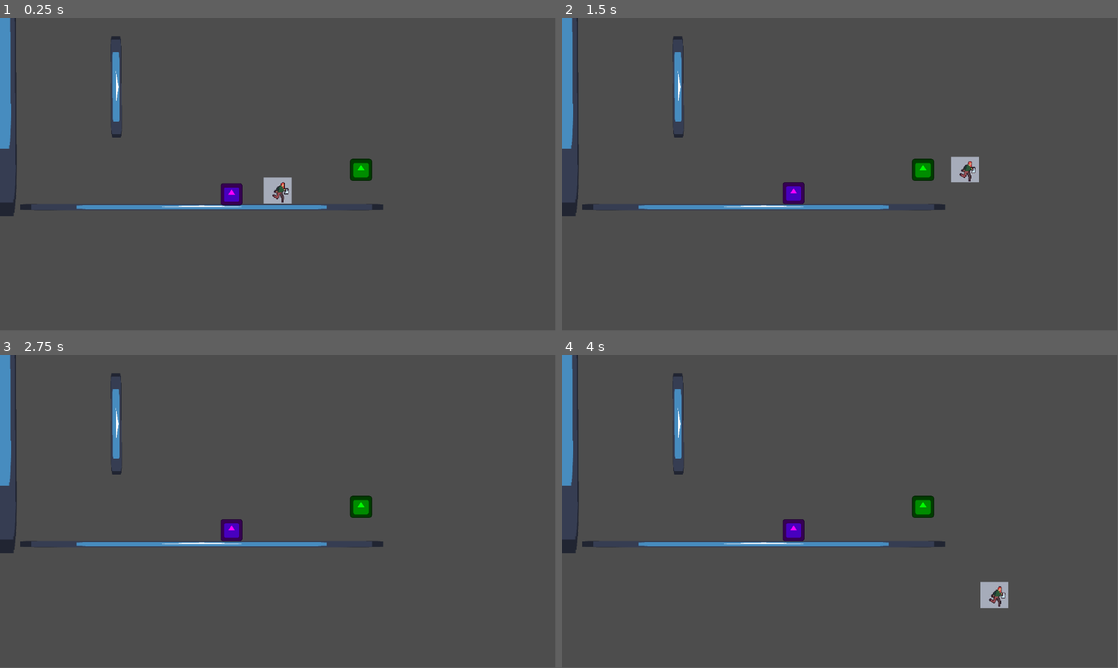
Above: before the commit, frames 1-4 (two rows, left to right).
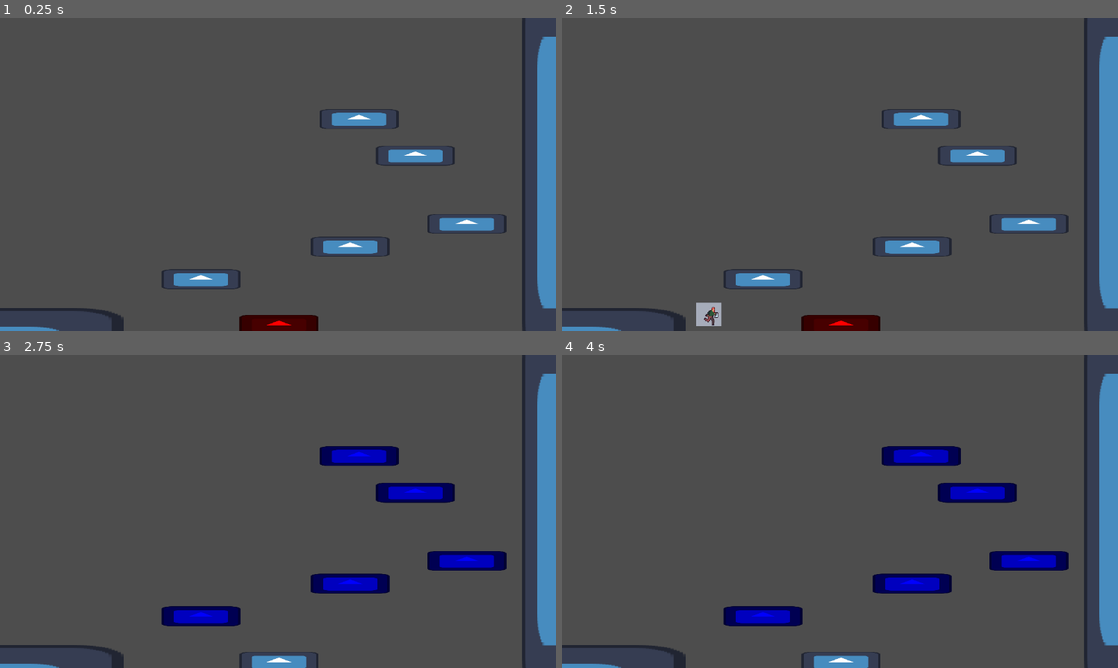
Above: after the commit, the same moments.

Repository: nandedeska/ggj-2026
Game: Godot game, scene res://scenes/LEVEL_ONE.tscn
Same seed, same stepped clock (60 frames per second), same inputs: the game is played once before the commit and once after it. Before the commit the project starts from res://scenes/game.tscn. The engine's default icon, where the game draws it, is replaced by a stand-in: a white triangle on a blue panel in a dark square.
Inputs:
- Up to frame 1 (0.25 s): no input
- Up to frame 2 (1.5 s): hold F (mask) 0.53-1.28 s; hold D (move_right) from 0.53 s (still down); tap W (jump) at 0.77 s; tap F (mask) at 1.35 s
- Up to frame 3 (2.75 s): tap W (jump) at 1.52 s; release D (move_right) at 2.03 s; hold A (move_left) from 2.03 s (still down); hold F (mask) from 2.03 s (still down)
- Up to frame 4 (4 s): tap Enter at 2.75 s; release A (move_left) at 2.78 s; release F (mask) at 2.78 s; hold D (move_right) from 2.78 s (still down); tap F (mask) at 2.85 s; tap W (jump) at 3.02, 3.77 s; hold F (mask) from 3.53 s (still down)
In our replay, the window is 799x449 before the commit and 800x450 after it. These sizes can differ from the game's own. Grey fills any space a smaller window leaves; there, only what the larger window draws over its background counts as a difference.

The runs differ from the first frame. In frame 1, 11% of the frame differs, in the area x 0-100%, y 0-100%; in frame 2, 11%; in frame 3, 12%; in frame 4, 12%.

Commit message:
First banana bread
Added ghost, un-ghost blocks. those are separate from static platforms.

Also added camera controller but ill still be fixing it so it works with moving up.

Diff:
--- a/project.godot
+++ b/project.godot
@@ -11,9 +11,14 @@
 [application]
 
 config/name="ggj2026"
-run/main_scene="uid://ogf28fjnty4v"
+run/main_scene="uid://be2kheqwscbe7"
 config/features=PackedStringArray("4.5", "Mobile")
 config/icon="res://graphics/icon.svg"
+
+[display]
+
+window/size/viewport_width=1280
+window/size/viewport_height=720
 
 [input]
 
--- /dev/null
+++ b/scenes/LEVEL_ONE.tscn
@@ -0,0 +1,41 @@
+[gd_scene load_steps=5 format=3 uid="uid://be2kheqwscbe7"]
+
+[ext_resource type="PackedScene" uid="uid://bg2xj8ql16rcl" path="res://scenes/platform.tscn" id="1_18u1n"]
+[ext_resource type="PackedScene" uid="uid://dwcyago5htpj6" path="res://scenes/player.tscn" id="2_1nicl"]
+[ext_resource type="PackedScene" uid="uid://bi0wsldo5wjfe" path="res://scenes/ghostBlock.tscn" id="3_1nicl"]
+[ext_resource type="PackedScene" uid="uid://j44k7oh6sffr" path="res://scenes/un_ghost block.tscn" id="4_5uefb"]
+
+[node name="Node2D" type="Node2D"]
+
+[node name="StaticBody2D" parent="." instance=ExtResource("1_18u1n")]
+position = Vector2(-506, 185)
+scale = Vector2(5, 5)
+
+[node name="StaticBody2D2" parent="." instance=ExtResource("1_18u1n")]
+position = Vector2(297, -152)
+rotation = 1.5707964
+scale = Vector2(5, 5)
+
+[node name="CharacterBody2D" parent="." instance=ExtResource("2_1nicl")]
+position = Vector2(-247, -191)
+
+[node name="Camera2D" type="Camera2D" parent="."]
+zoom = Vector2(2.275, 2.275)
+
+[node name="StaticBody2D3" parent="." instance=ExtResource("4_5uefb")]
+position = Vector2(-108, 106)
+
+[node name="StaticBody2D4" parent="." instance=ExtResource("4_5uefb")]
+position = Vector2(43, 73)
+
+[node name="StaticBody2D5" parent="." instance=ExtResource("4_5uefb")]
+position = Vector2(161, 50)
+
+[node name="StaticBody2D6" parent="." instance=ExtResource("4_5uefb")]
+position = Vector2(109, -19)
+
+[node name="StaticBody2D7" parent="." instance=ExtResource("4_5uefb")]
+position = Vector2(52, -56)
+
+[node name="StaticBody2D8" parent="." instance=ExtResource("3_1nicl")]
+position = Vector2(-29, 152)
--- a/scenes/breakableBlock.tscn
+++ b/scenes/breakableBlock.tscn
@@ -1,6 +1,6 @@
 [gd_scene load_steps=5 format=3 uid="uid://dk4ox56when87"]
 
-[ext_resource type="Script" uid="uid://upotghdp7ro1" path="res://scenes/breakable_block.gd" id="1_b61aw"]
+[ext_resource type="Script" uid="uid://upotghdp7ro1" path="res://scripts/breakable_block.gd" id="1_b61aw"]
 [ext_resource type="Texture2D" uid="uid://4q335xxs2p" path="res://graphics/icon.svg" id="1_gc3pe"]
 
 [sub_resource type="RectangleShape2D" id="RectangleShape2D_gc3pe"]
--- /dev/null
+++ b/scenes/cameraController.tscn
@@ -0,0 +1,34 @@
+[gd_scene load_steps=4 format=3 uid="uid://s2yr7eg288ip"]
+
+[ext_resource type="Script" uid="uid://cm7xjmvpl71y1" path="res://scripts/cameraPathFollow.gd" id="2_71pmx"]
+
+[sub_resource type="RectangleShape2D" id="RectangleShape2D_71pmx"]
+size = Vector2(80, 720)
+
+[sub_resource type="Curve2D" id="Curve2D_2jofb"]
+_data = {
+"points": PackedVector2Array(0, 0, 0, 0, 0, 0, 0, 0, 0, 0, 1280, 0)
+}
+point_count = 2
+
+[node name="Controller" type="Node2D"]
+
+[node name="Right" type="Area2D" parent="."]
+collision_mask = 2
+
+[node name="TriggerRight" type="CollisionShape2D" parent="Right"]
+position = Vector2(280, 0)
+scale = Vector2(0.44, 0.44)
+shape = SubResource("RectangleShape2D_71pmx")
+
+[node name="Path2D" type="Path2D" parent="."]
+scale = Vector2(0.44140625, 1)
+curve = SubResource("Curve2D_2jofb")
+
+[node name="PathFollow2D" type="PathFollow2D" parent="Path2D"]
+script = ExtResource("2_71pmx")
+
+[node name="Camera2D" type="Camera2D" parent="Path2D/PathFollow2D"]
+zoom = Vector2(2.275, 2.275)
+
+[connection signal="body_entered" from="Right" to="Path2D/PathFollow2D" method="_on_right_body_entered"]
--- a/scenes/game.tscn
+++ b/scenes/game.tscn
@@ -1,10 +1,12 @@
-[gd_scene load_steps=7 format=3 uid="uid://ogf28fjnty4v"]
+[gd_scene load_steps=9 format=3 uid="uid://ogf28fjnty4v"]
 
 [ext_resource type="PackedScene" uid="uid://dwcyago5htpj6" path="res://scenes/player.tscn" id="1_uwrxv"]
 [ext_resource type="PackedScene" uid="uid://bg2xj8ql16rcl" path="res://scenes/platform.tscn" id="2_yqjtg"]
 [ext_resource type="PackedScene" uid="uid://cd4e0u552mlvc" path="res://scenes/box.tscn" id="3_lnu2h"]
 [ext_resource type="PackedScene" uid="uid://dk4ox56when87" path="res://scenes/breakableBlock.tscn" id="4_lbhrr"]
 [ext_resource type="PackedScene" uid="uid://cms0c2bepwlcw" path="res://scenes/kill_zone.tscn" id="5_iywne"]
+[ext_resource type="PackedScene" uid="uid://bi0wsldo5wjfe" path="res://scenes/ghostBlock.tscn" id="6_p57ef"]
+[ext_resource type="PackedScene" uid="uid://s2yr7eg288ip" path="res://scenes/cameraController.tscn" id="7_u5sy4"]
 
 [sub_resource type="WorldBoundaryShape2D" id="WorldBoundaryShape2D_80nbo"]
 
@@ -44,3 +46,8 @@
 [node name="CollisionShape2D" type="CollisionShape2D" parent="killZone"]
 position = Vector2(406, 120)
 shape = SubResource("WorldBoundaryShape2D_80nbo")
+
+[node name="StaticBody2D" parent="." instance=ExtResource("6_p57ef")]
+position = Vector2(-113, -9)
+
+[node name="Controller" parent="." instance=ExtResource("7_u5sy4")]
--- /dev/null
+++ b/scenes/ghostBlock.tscn
@@ -0,0 +1,19 @@
+[gd_scene load_steps=4 format=3 uid="uid://bi0wsldo5wjfe"]
+
+[ext_resource type="Script" uid="uid://r5wa1sj6kpr1" path="res://scripts/ghost_block.gd" id="1_b3abl"]
+[ext_resource type="Texture2D" uid="uid://4q335xxs2p" path="res://graphics/icon.svg" id="2_udy4n"]
+
+[sub_resource type="RectangleShape2D" id="RectangleShape2D_udy4n"]
+size = Vector2(79, 20)
+
+[node name="StaticBody2D" type="StaticBody2D"]
+script = ExtResource("1_b3abl")
+
+[node name="Sprite2D" type="Sprite2D" parent="."]
+position = Vector2(30.000004, -1.9073486e-06)
+scale = Vector2(0.625, 0.15625001)
+texture = ExtResource("2_udy4n")
+
+[node name="CollisionShape2D" type="CollisionShape2D" parent="."]
+position = Vector2(30, 0)
+shape = SubResource("RectangleShape2D_udy4n")
--- a/scenes/player.tscn
+++ b/scenes/player.tscn
@@ -65,6 +65,7 @@
 size = Vector2(8, 8)
 
 [node name="CharacterBody2D" type="CharacterBody2D"]
+z_index = 1
 collision_layer = 131
 collision_mask = 129
 script = ExtResource("1_pjt0s")
--- /dev/null
+++ b/scenes/un_ghost block.tscn
@@ -0,0 +1,19 @@
+[gd_scene load_steps=4 format=3 uid="uid://j44k7oh6sffr"]
+
+[ext_resource type="Script" uid="uid://bg4q1s1bd3w7f" path="res://scenes/un_ghost_block.gd" id="1_8uklr"]
+[ext_resource type="Texture2D" uid="uid://4q335xxs2p" path="res://graphics/icon.svg" id="2_i16hv"]
+
+[sub_resource type="RectangleShape2D" id="RectangleShape2D_udy4n"]
+size = Vector2(79, 20)
+
+[node name="StaticBody2D" type="StaticBody2D"]
+script = ExtResource("1_8uklr")
+
+[node name="Sprite2D" type="Sprite2D" parent="."]
+position = Vector2(30.000004, -1.9073486e-06)
+scale = Vector2(0.625, 0.15625001)
+texture = ExtResource("2_i16hv")
+
+[node name="CollisionShape2D" type="CollisionShape2D" parent="."]
+position = Vector2(30, 0)
+shape = SubResource("RectangleShape2D_udy4n")
--- /dev/null
+++ b/scenes/un_ghost_block.gd
@@ -0,0 +1,25 @@
+extends StaticBody2D
+
+var maskOn: bool = false
+
+# Called when the node enters the scene tree for the first time.
+func _ready() -> void: #default state of ghost block here is active (mask is on)
+	get_node("CollisionShape2D").disabled = false
+	get_node("Sprite2D").modulate = "white" #all instances of this code can be replaced with whatever indication that a ghost block hitbox is active
+
+func _input(event):
+	var pressed = false
+	#super sloppy toggle mask on code
+	#this can be moved to player movement script, and use it to transmit a signal for all blocks to turn active instead
+	#still works on its own tho
+	if event.is_action_pressed("mask") and pressed == false:
+		if get_node("CollisionShape2D").disabled == true:
+			get_node("CollisionShape2D").disabled = false
+			pressed = true
+			get_node("Sprite2D").modulate = "white"
+		elif get_node("CollisionShape2D").disabled == false:
+			get_node("CollisionShape2D").disabled = true
+			pressed = true
+			get_node("Sprite2D").modulate = "blue"
+	if event.is_action_released("mask"):
+		pressed = false
--- /dev/null
+++ b/scripts/cameraPathFollow.gd
@@ -0,0 +1,11 @@
+extends PathFollow2D
+
+@export var panSpeed: float = 0.01
+var movementDone: bool = false
+
+
+func _on_right_body_entered(body: Node2D) -> void:
+	while progress_ratio < 0.99 and movementDone == false:
+		progress_ratio += panSpeed
+		await get_tree().create_timer(0.01).timeout
+	movementDone = true
--- /dev/null
+++ b/scripts/ghost_block.gd
@@ -0,0 +1,25 @@
+extends StaticBody2D
+
+var maskOn: bool = false
+
+# Called when the node enters the scene tree for the first time.
+func _ready() -> void: #default state of ghost block here is active (mask is on)
+	get_node("CollisionShape2D").disabled = true
+	get_node("Sprite2D").modulate = "red" #all instances of this code can be replaced with whatever indication that a ghost block hitbox is active
+
+func _input(event):
+	var pressed = false
+	#super sloppy toggle mask on code
+	#this can be moved to player movement script, and use it to transmit a signal for all blocks to turn active instead
+	#still works on its own tho
+	if event.is_action_pressed("mask") and pressed == false:
+		if get_node("CollisionShape2D").disabled == true:
+			get_node("CollisionShape2D").disabled = false
+			pressed = true
+			get_node("Sprite2D").modulate = "white"
+		elif get_node("CollisionShape2D").disabled == false:
+			get_node("CollisionShape2D").disabled = true
+			pressed = true
+			get_node("Sprite2D").modulate = "red"
+	if event.is_action_released("mask"):
+		pressed = false
Not shown, added: scenes/un_ghost_block.gd.uid
Renamed: scenes/breakable_block.gd -> scripts/breakable_block.gd
Renamed: scenes/breakable_block.gd.uid -> scripts/breakable_block.gd.uid
Not shown, added: scripts/cameraPathFollow.gd.uid
Not shown, added: scripts/ghost_block.gd.uid
